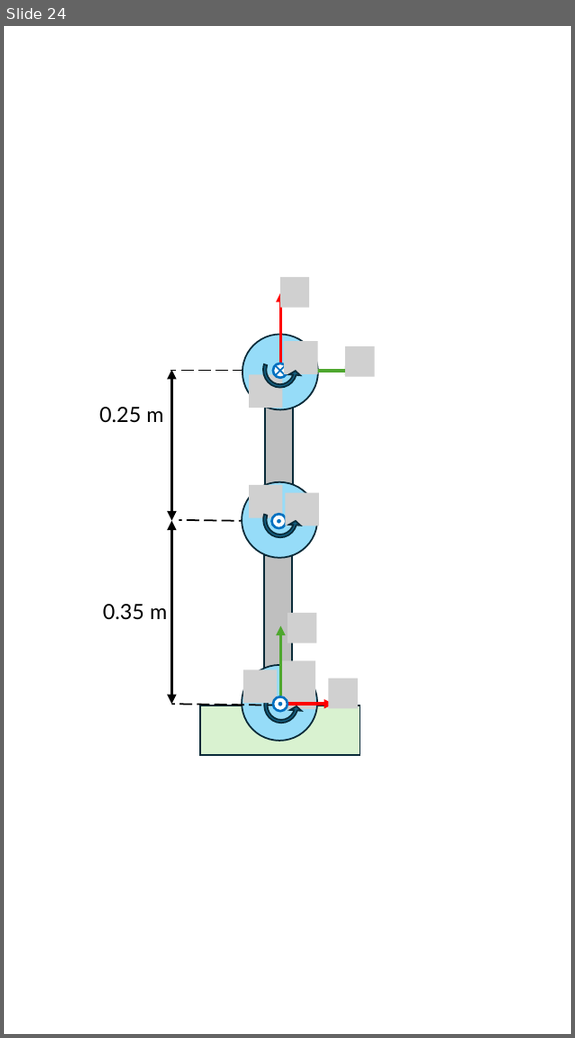
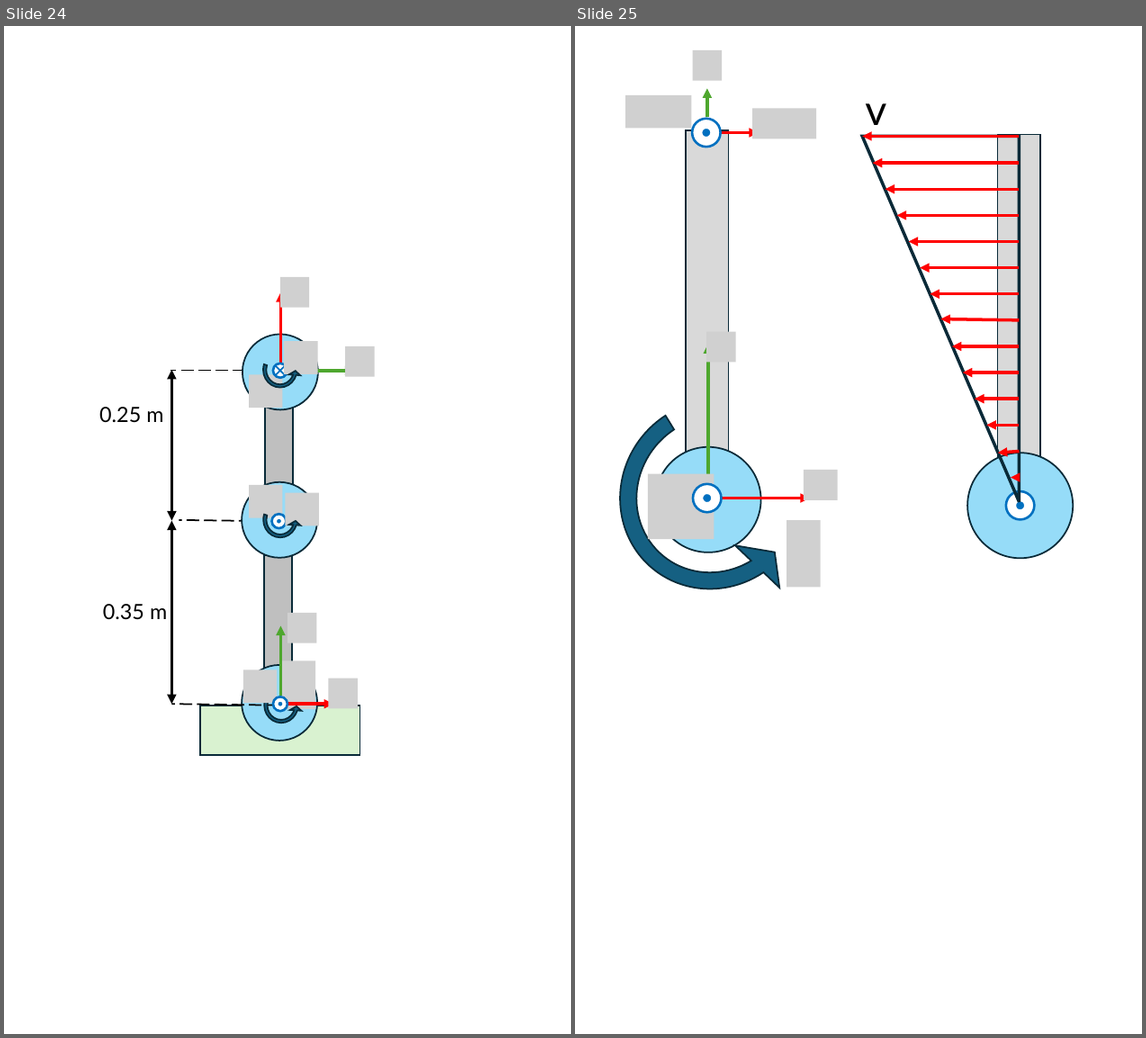
Before and after one commit to iocroblab/from_code_to_robot, a slide deck: robotics/Resources/Images/Robot images.pptx. Shown side by side, each under a label of ours: slide 24 before the commit, slides 24 and 25 after it. The pictures are 575x1038 and 1146x1038 pixels, drawn with LibreOffice and Linux fonts; fonts in the diff are those of the drawing; grey boxes stand for pictures. Boxes give left, top, right and bottom in pixels: in the first picture for what was removed or moved away, otherwise in the second. Text is boxed around its words. In the diff, an @@ line names an element or a change of style, - is before the commit and + after.

```diff
--- a/robotics/Resources/Images/Robot images.pptx
+++ b/robotics/Resources/Images/Robot images.pptx
@@ slide 25 added at [575, 26, 1142, 1034], background #FFFFFF @@
@@ picture added at [693, 50, 723, 80] @@
@@ picture added at [625, 94, 691, 128] @@
@@ arrow added from (707, 117) to (707, 89), #4EA72E 3 pt @@
@@ text added at [865, 103, 886, 134], 40 pt, text #000000 @@
+v
@@ ellipse added at [692, 118, 721, 147], fill #FFFFFF, outline #0070C0 2.25 pt @@
@@ ellipse added at [703, 129, 710, 137], fill #0070C0, outline #0070C0 0.25 pt @@
@@ arrow added from (720, 132) to (759, 132), #FF0000 3 pt @@
@@ picture added at [752, 109, 817, 138] @@
@@ right triangle added at [862, 137, 1020, 502], outline #092A39 3 pt @@
@@ arrow added from (1019, 137) to (862, 137), #FF0000 3 pt @@
@@ rectangle added at [998, 134, 1040, 463], fill #D9D9D9, outline #092A39 1.5 pt @@
@@ arrow added from (1019, 163) to (873, 163), #FF0000 3 pt @@
@@ arrow added from (1019, 189) to (885, 189), #FF0000 3 pt @@
@@ arrow added from (1019, 215) to (897, 215), #FF0000 3 pt @@
@@ arrow added from (1019, 241) to (908, 241), #FF0000 3 pt @@
@@ arrow added from (1019, 268) to (920, 268), #FF0000 3 pt @@
@@ arrow added from (1019, 293) to (930, 293), #FF0000 3 pt @@
@@ arrow added from (1019, 320) to (941, 319), #FF0000 3 pt @@
@@ arrow added from (1019, 346) to (952, 346), #FF0000 3 pt @@
@@ arrow added from (1019, 372) to (963, 372), #FF0000 3 pt @@
@@ arrow added from (1019, 399) to (975, 399), #FF0000 3 pt @@
@@ arrow added from (1019, 426) to (986, 426), #FF0000 3 pt @@
@@ ellipse added at [967, 454, 1073, 558], fill #96DCF8, outline #092A39 1.5 pt @@
@@ arrow added from (1019, 451) to (998, 454), #FF0000 3 pt @@
@@ group added at [575, 130, 877, 660]: 4 pictures, 3 ellipses, 2 arrows, 1 rectangle, 1 circular arrow @@
@@ arrow added from (1019, 477) to (1011, 477), #FF0000 3 pt @@
@@ ellipse added at [1006, 491, 1035, 520], fill #FFFFFF, outline #0070C0 2.25 pt @@
@@ ellipse added at [1017, 501, 1024, 509], fill #0070C0, outline #0070C0 0.25 pt @@
```
Also in this commit, not shown: 3 other slides added, 15 other files.
